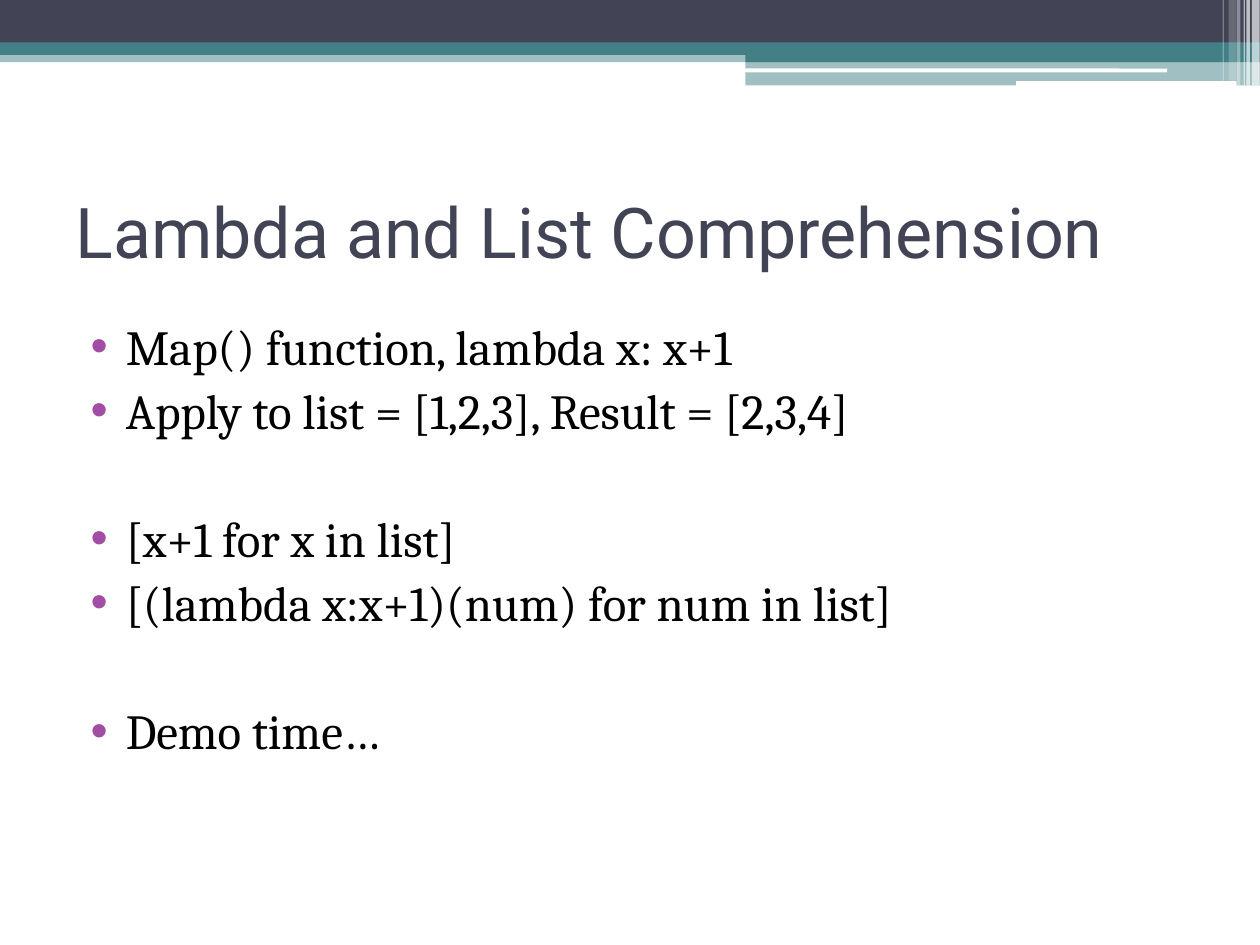
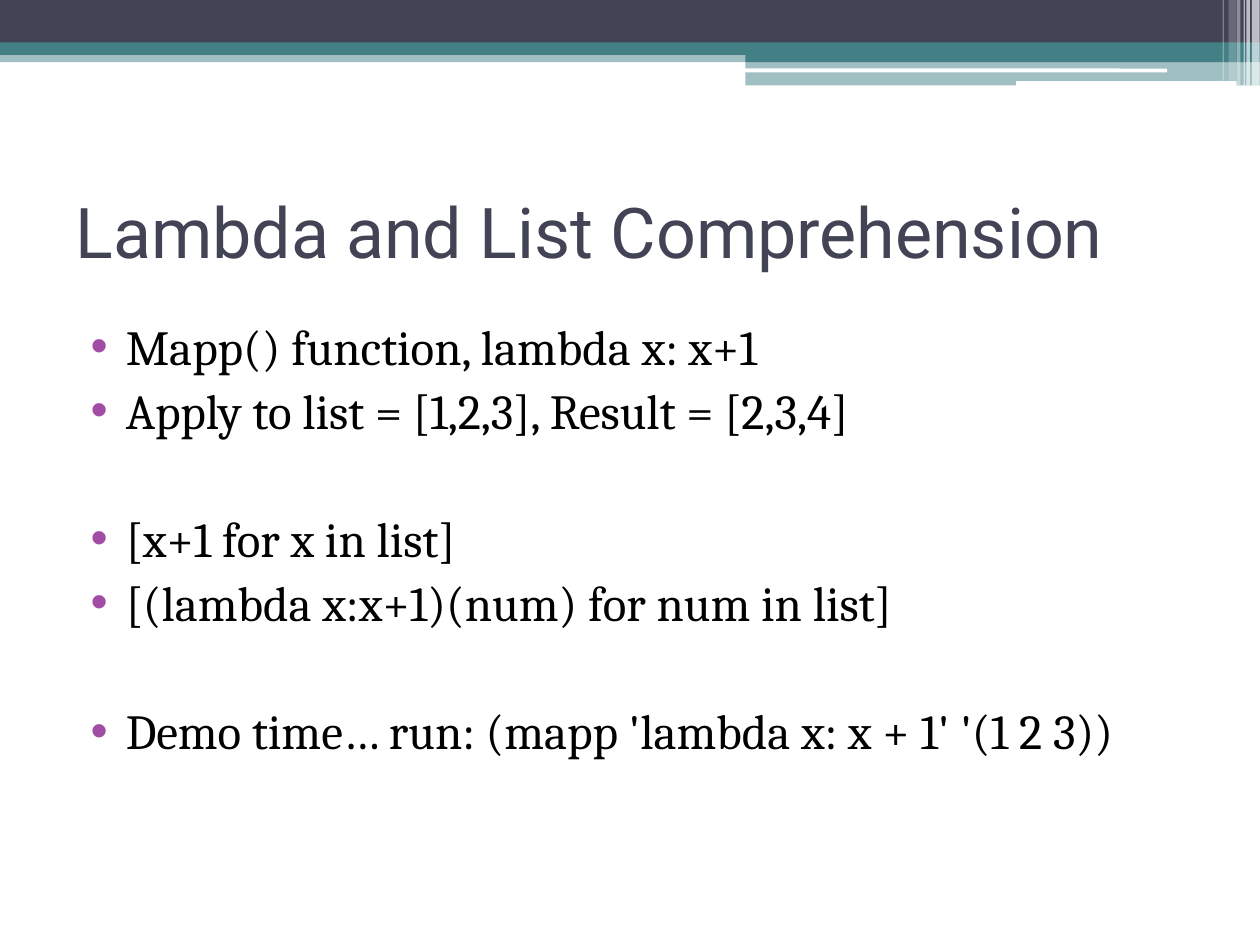
Before and after one commit to kendynguyen04/PLFinalProject, a slide deck: slide 9 of Presentation_PLFinal.pptx. Drawn at 1260x945 pixels with LibreOffice and Linux fonts; fonts in the diff are those of the drawing. Boxes give left, top, right and bottom in pixels: in the first picture for what was removed or moved away, otherwise in the second. Text is boxed around its words. In the diff, an @@ line names an element or a change of style, - is before the commit and + after.

```diff
--- a/Presentation_PLFinal.pptx
+++ b/Presentation_PLFinal.pptx
@@ text at (x1=126, y1=330, x2=757, y2=376): text changed @@
-• Map() function, lambda x: x+1
+• Mapp() function, lambda x: x+1
@@ text at (x1=126, y1=714, x2=1113, y2=760): text changed @@
-• Demo time…
+• Demo time… run: (mapp 'lambda x: x + 1' '(1 2 3))
```
Also in this commit, not shown: 1 other slide changed.
